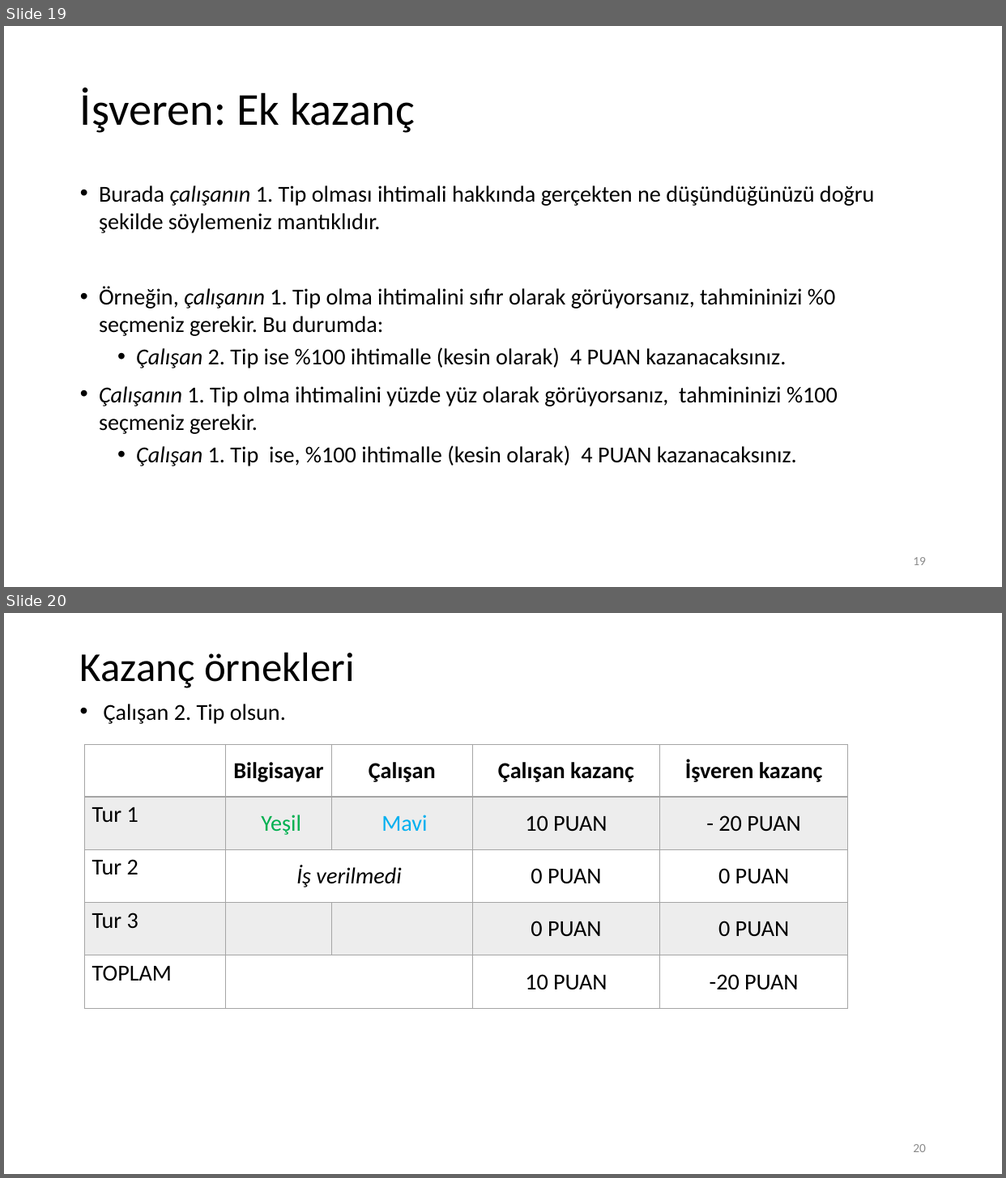
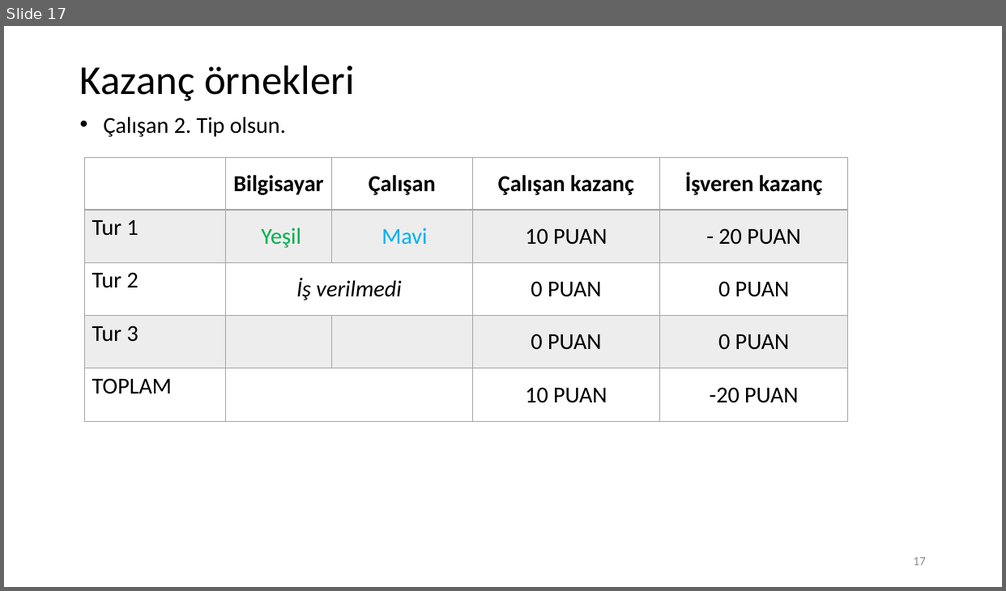
Before and after one commit to baghirov/par, a slide deck: yonergeler/principal_agent_t3_instructions.pptx. Shown one above the other, each under a label of ours: slides 19 and 20 before the commit, slide 17 after it. The pictures are 1006x1178 and 1006x591 pixels, drawn with LibreOffice and Linux fonts; fonts in the diff are those of the drawing. Boxes give left, top, right and bottom in pixels: in the first picture for what was removed or moved away, otherwise in the second. Text is boxed around its words. In the diff, an @@ line names an element or a change of style, - is before the commit and + after.

```diff
--- a/yonergeler/principal_agent_t3_instructions.pptx
+++ b/yonergeler/principal_agent_t3_instructions.pptx
@@ slide 19 removed at <box>4,26,1002,587</box>, background #FFFFFF @@
@@ title removed at <box>80,88,415,133</box> @@
-İşveren: Ek kazanç
@@ text removed at <box>99,186,875,467</box> @@
-• Burada çalışanın 1. Tip olması ihtimali hakkında gerçekten ne düşündüğünüzü doğru şekilde söylemeniz mantıklıdır.
-• Örneğin, çalışanın 1. Tip olma ihtimalini sıfır olarak görüyorsanız, tahmininizi %0 seçmeniz gerekir. Bu durumda:
-  • Çalışan 2. Tip ise %100 ihtimalle (kesin olarak) 4 PUAN kazanacaksınız.
-• Çalışanın 1. Tip olma ihtimalini yüzde yüz olarak görüyorsanız, tahmininizi %100 seçmeniz gerekir.
-  • Çalışan 1. Tip ise, %100 ihtimalle (kesin olarak) 4 PUAN kazanacaksınız.
@@ page number removed at <box>913,557,926,565</box> @@
-19
@@ what was slide 20 is now slide 17 @@
@@ page number at <box>913,557,926,565</box>: text changed @@
-20
+17
```
Also in this commit, not shown: 5 slides changed, 2 other slides removed, 2 other files.
